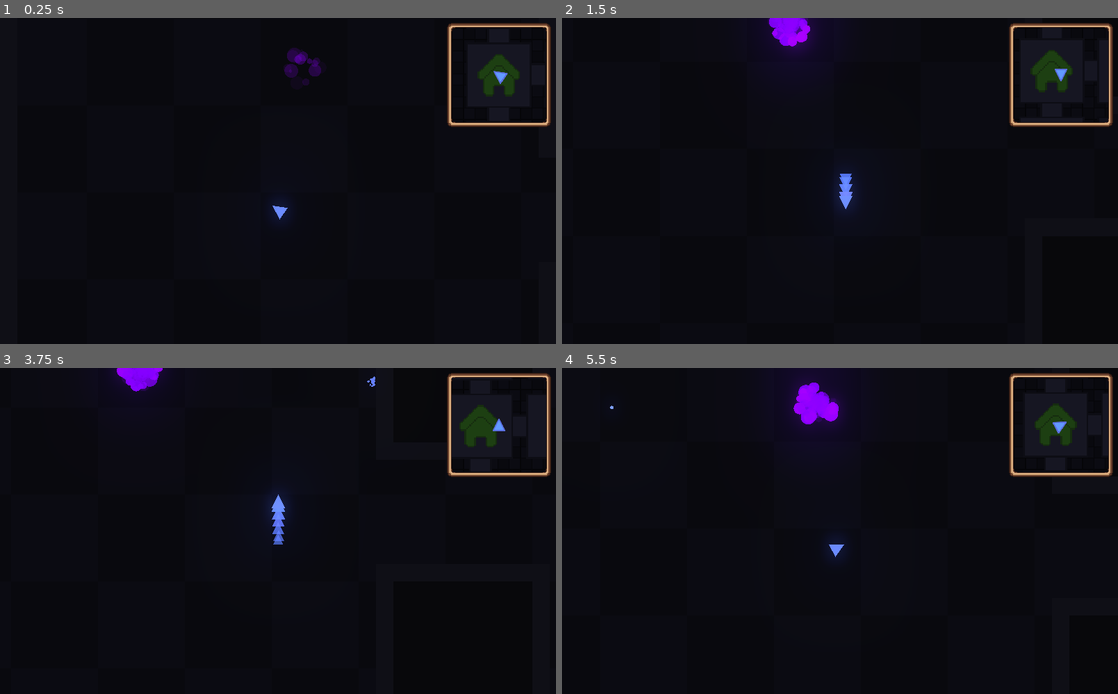
Above: before the commit, frames 1-4 (two rows, left to right).
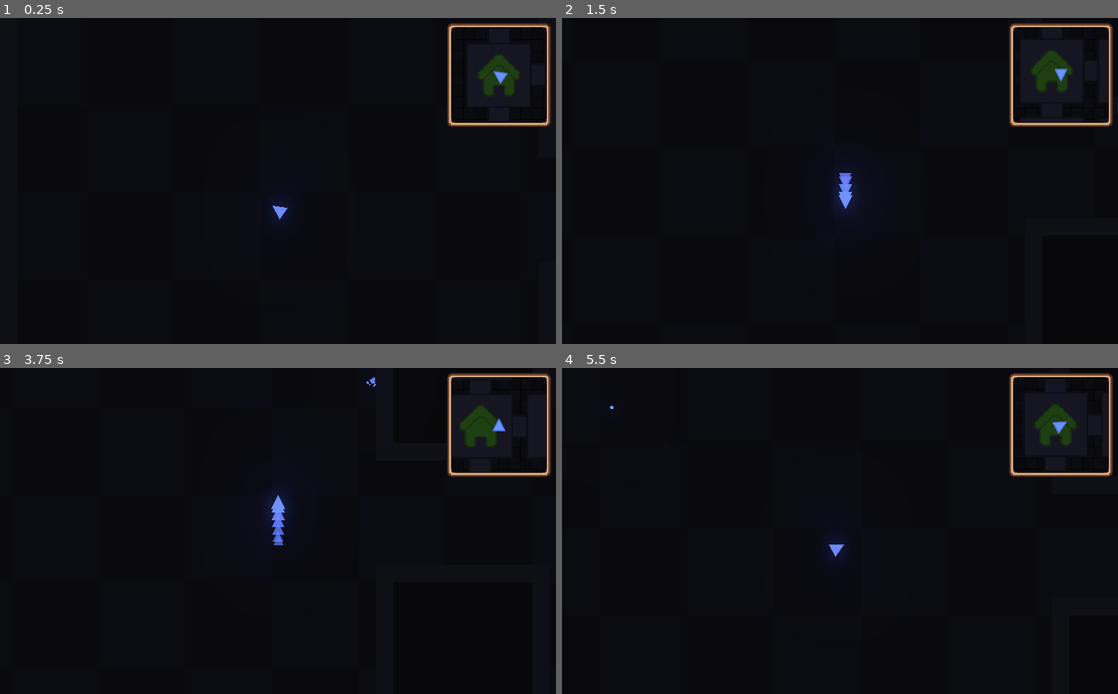
Above: after the commit, the same moments.

Repository: DaukantasErnestas/2D-Roguelike
Game: Godot game, scene res://World.tscn
The game is run twice, just before and just after one commit, with the same random seed, the same clock (stepped at 60 frames per second) and the same inputs.
Inputs (mouse positions are in pixels of both pictures, inside the frame that each line leads up to):
- Up to frame 1 (0.25 s): no input
- Up to frame 2 (1.5 s): move the mouse to (962, 164) at 0.52 s; hold D (move_right) 0.53-1.28 s; hold E (Interact) 0.53-1.28 s; move the mouse to (728, 197) at 1.27 s; hold S (move_down) from 1.28 s (still down); tap Space (dash) at 1.35 s
- Up to frame 3 (3.75 s): move the mouse to (333, 459) at 2.02 s; release S (move_down) at 2.03 s; press the mouse at (333, 459) at 2.03 s; hold D (move_right) 2.03-2.78 s; move the mouse to (250, 596) at 2.77 s; release the mouse at (250, 596) at 2.78 s; hold W (move_up) 2.78-3.53 s; tap E (Interact) at 2.85 s; move the mouse to (444, 579) at 3.52 s; hold A (move_left) from 3.53 s (still down); hold Space (dash) from 3.53 s (still down)
- Up to frame 4 (5.5 s): move the mouse to (673, 482) at 4.27 s; release Space (dash) at 4.28 s; click (673, 482) at 4.35 s; move the mouse to (867, 531) at 5.02 s; release A (move_left) at 5.03 s; hold S (move_down) from 5.03 s (still down); hold E (Interact) from 5.03 s (still down)

The runs differ from the first frame. In frame 1, 0.4% of the frame differs, in the area x 51-58%, y 9-21%; in frame 2, 1.2%; in frame 3, 0.7%; in frame 4, 2.0%, in the area x 40-52%, y 0-22%.

Commit message:
Removed the portal from spawn region
Forgot to remove it after debugging lol

Diff:
--- a/World.tscn
+++ b/World.tscn
@@ -1,10 +1,9 @@
-[gd_scene load_steps=17 format=2]
+[gd_scene load_steps=16 format=2]
 
 [ext_resource path="res://Assets/Player/Player.tscn" type="PackedScene" id=1]
 [ext_resource path="res://glow_env.tres" type="Environment" id=2]
 [ext_resource path="res://Scripts/World.gd" type="Script" id=3]
 [ext_resource path="res://Images/Square.png" type="Texture" id=4]
-[ext_resource path="res://Assets/Portal.tscn" type="PackedScene" id=5]
 [ext_resource path="res://Images/Squares.png" type="Texture" id=6]
 [ext_resource path="res://Images/Minimap.png" type="Texture" id=8]
 [ext_resource path="res://Images/Tiles.png" type="Texture" id=9]
@@ -309,5 +308,3 @@
 margin_right = 182.0
 margin_bottom = 14.0
 text = "Player current color: Loading"
-
-[node name="Portal" parent="." instance=ExtResource( 5 )]
